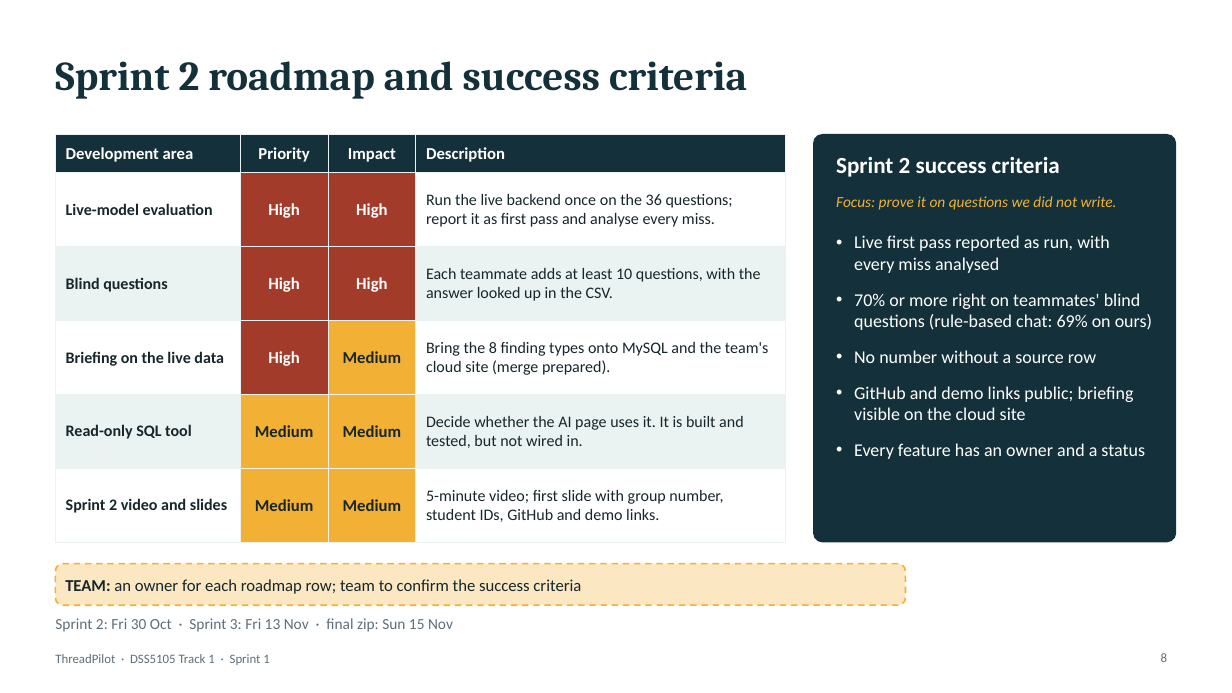
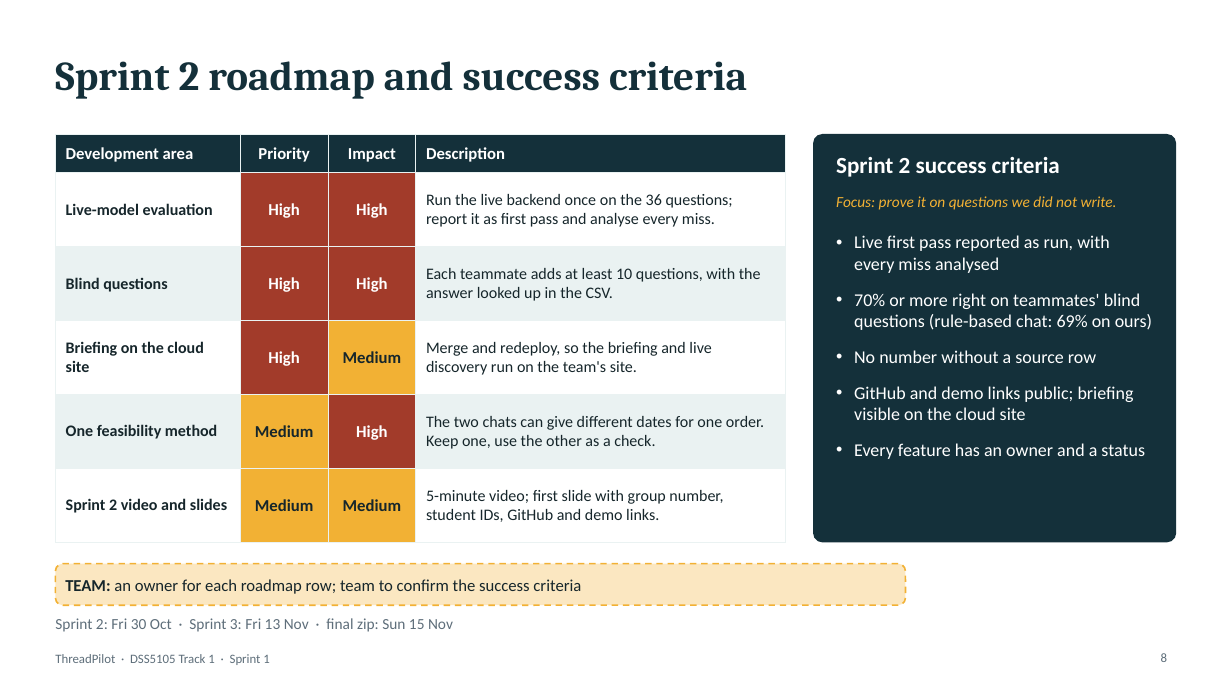
Before and after one commit to footoonming/DSS5105_fork, a slide deck: slide 8 of threadpilot/docs/presentation/Presentation_GroupNN_Sprint1.pptx. Drawn at 1232x693 pixels with LibreOffice and Linux fonts; fonts in the diff are those of the drawing. Boxes give left, top, right and bottom in pixels: in the first picture for what was removed or moved away, otherwise in the second. Text is boxed around its words. In the diff, an @@ line names an element or a change of style, - is before the commit and + after.

```diff
--- a/threadpilot/docs/presentation/Presentation_GroupNN_Sprint1.pptx
+++ b/threadpilot/docs/presentation/Presentation_GroupNN_Sprint1.pptx
@@ table at (x1=55, y1=134, x2=786, y2=526) @@
-row 4, column 1: Briefing on the live data
+row 4, column 1: Briefing on the cloud site
-row 4, column 4: Bring the 8 finding types onto MySQL and the team's cloud site (merge prepared).
+row 4, column 4: Merge and redeploy, so the briefing and live discovery run on the team's site.
-row 5: Read-only SQL tool | Medium | Medium | Decide whether the AI page uses it. It is built and tested, but not wired in.
+row 5: One feasibility method | Medium | High | The two chats can give different dates for one order. Keep one, use the other as a check.
@@ fill #F2B134 to #A23B2A in row 5, column 3 @@
```
Also in this commit, not shown: 1 other slide changed, 18 other files.
